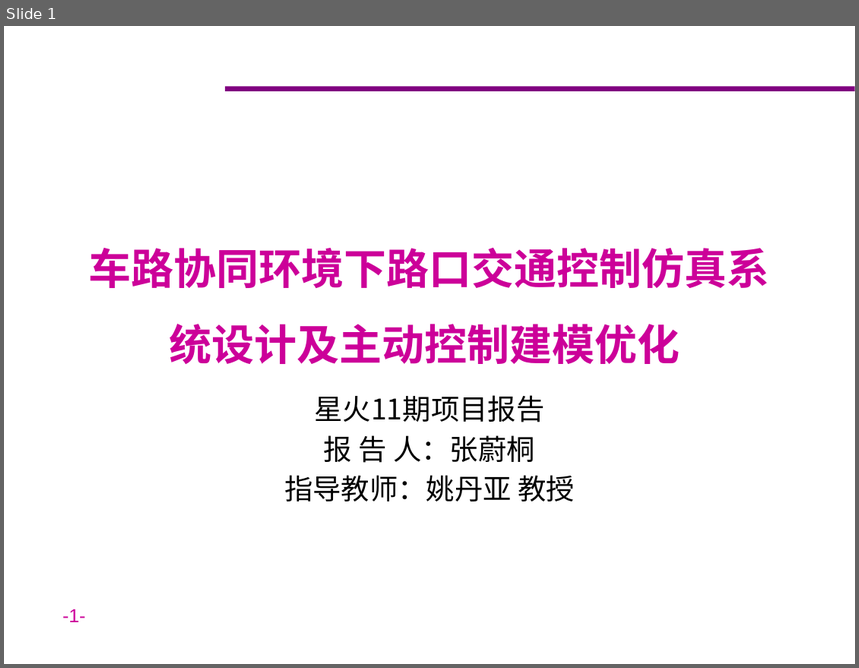
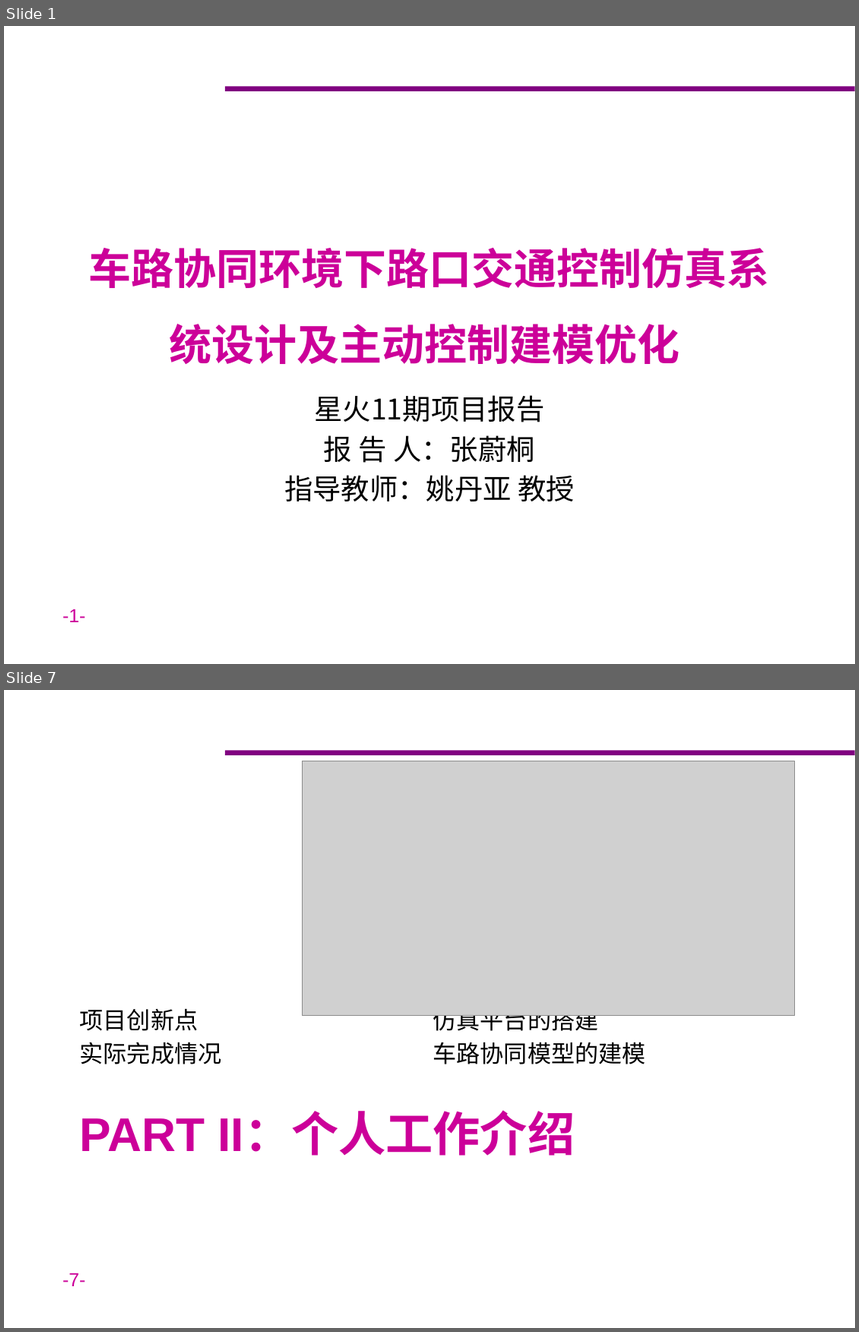
Before and after one commit to ZeroWeight/Traffic, a slide deck: pre/星火/finalreport.pptx. Shown one above the other, each under a label of ours: slide 1 before the commit, slides 1 and 7 after it; the slides between them are not shown. The pictures are 859x668 and 859x1332 pixels, drawn with LibreOffice and Linux fonts; fonts in the diff are those of the drawing; grey boxes stand for pictures; background and template pictures are left out. Boxes give left, top, right and bottom in pixels: in the first picture for what was removed or moved away, otherwise in the second. Text is boxed around its words. In the diff, an @@ line names an element or a change of style, - is before the commit and + after.

```diff
--- a/pre/星火/finalreport.pptx
+++ b/pre/星火/finalreport.pptx
@@ slide 7 added at [4, 690, 855, 1328], background #FFFFFF; not listed: 2 template elements that a slide beside it also shows @@
@@ picture added at [302, 761, 794, 1016] @@
@@ text added at [80, 1009, 645, 1065], 20 pt, text #000000 @@
+项目创新点
+实际完成情况
+仿真平台的搭建
+车路协同模型的建模
@@ title added at [80, 1113, 575, 1156], 40 pt, text #CC0099, bold @@
+PART II：个人工作介绍
```
Also in this commit, not shown: 19 other slides added, 1 other file.
